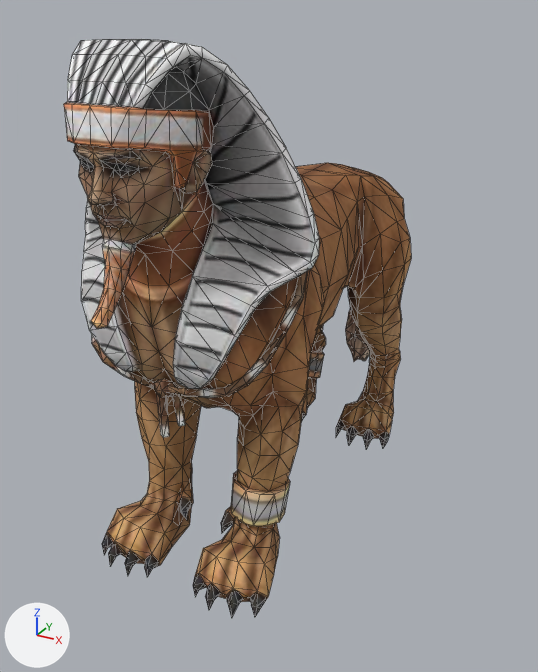
A saved change to the glTF model public/assets/unit-models/45-sphinx.glb.
Both versions are drawn from a 50 mm lens placed at (1.88, -3.46, 2.67), pointed at (-0.07, 0.09, 0.89). Every picture has the same lights, and +X, +Y and +Z are marked at lower left. The picture after the commit comes second. Mesh edges are drawn as thin lines. Vertices at exactly the same position are counted once.
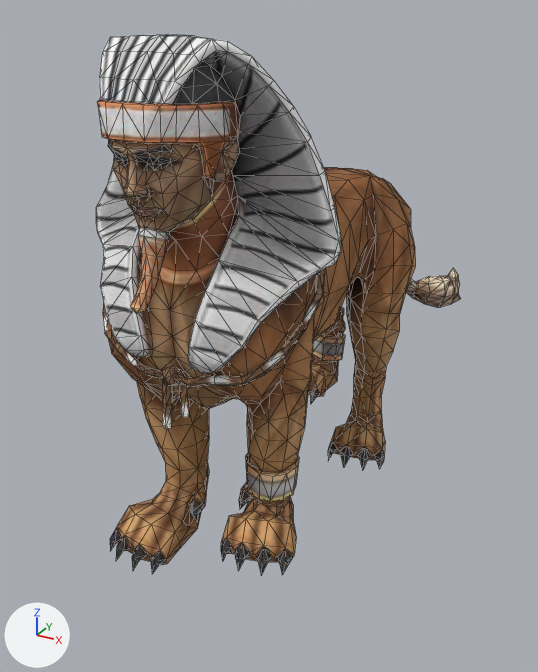
Pixel boxes [x1, y1, x2, y2] of what changed, in the pictures (538 x 672 px; the box of a moved part takes in the faces that stretch with it):
'Mesh_0', reshaped (6% shorter): before [64, 39, 411, 618]; after [96, 34, 461, 576]
part 1 of me_mesh_0, moved or reshaped: before [154, 379, 185, 438]; after [162, 366, 189, 429]
part 2 of me_mesh_0, moved or reshaped: before [64, 39, 411, 618]; after [96, 34, 461, 576]

Edits to the bpy script that builds the scene:
```text
Change me_mesh_0:
    used by ob_mesh_0; location = (0.0, 0.0, 0.0)
    remove me_mesh_0.from_pydata(...)  # 1507 vertices, 2994 faces; spans x -0.62..0.62, y -1.45..1.52, z -0.06..2.56
    add me_mesh_0.from_pydata(...)  # 1507 vertices, 2994 faces; spans x -0.62..0.63, y -1.23..2.07, z -0.04..2.57
    me_mesh_0 part 1: the loose piece of 33 vertices spanning x -0.05..0.08, y -1.07..-0.98, z 0.81..1.12 is multiplied about its middle by the matrix ((1.034, -0.057, 0.0), (0.038, 0.985, 0.177), (0.002, -0.176, 0.978)), then moved by (0.01, 0.04, 0.04)
    me_mesh_0 part 2: 1474 of 1507 vertices moved; they spanned x -0.62..0.62, y -1.45..1.52, z -0.06..2.56 and now span x -0.62..0.63, y -1.23..2.07, z -0.04..2.57; mean shift (0.02, 0.13, 0.0); largest move (0.0, 1.27, 0.24) -> (0.58, 1.97, 0.62)
```
